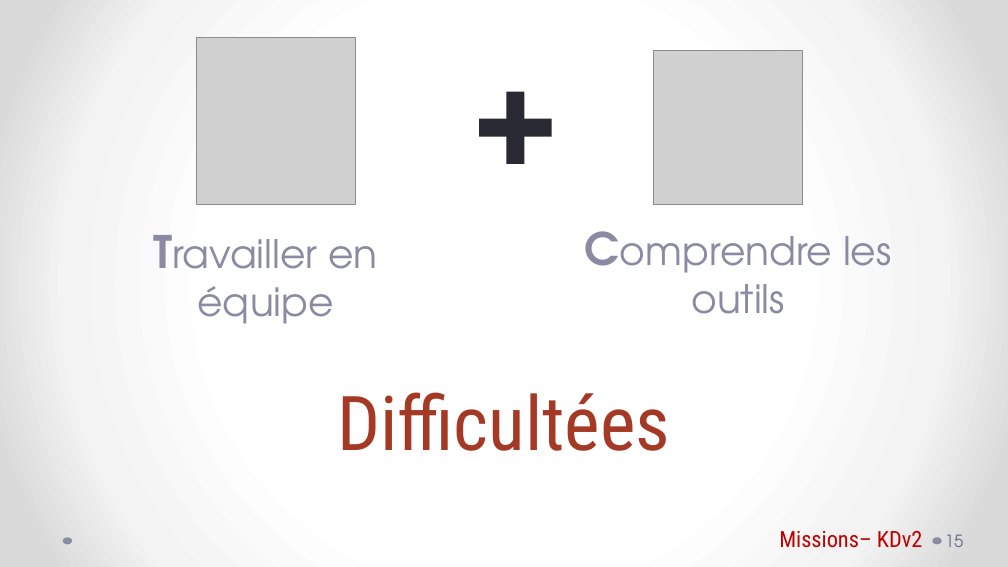
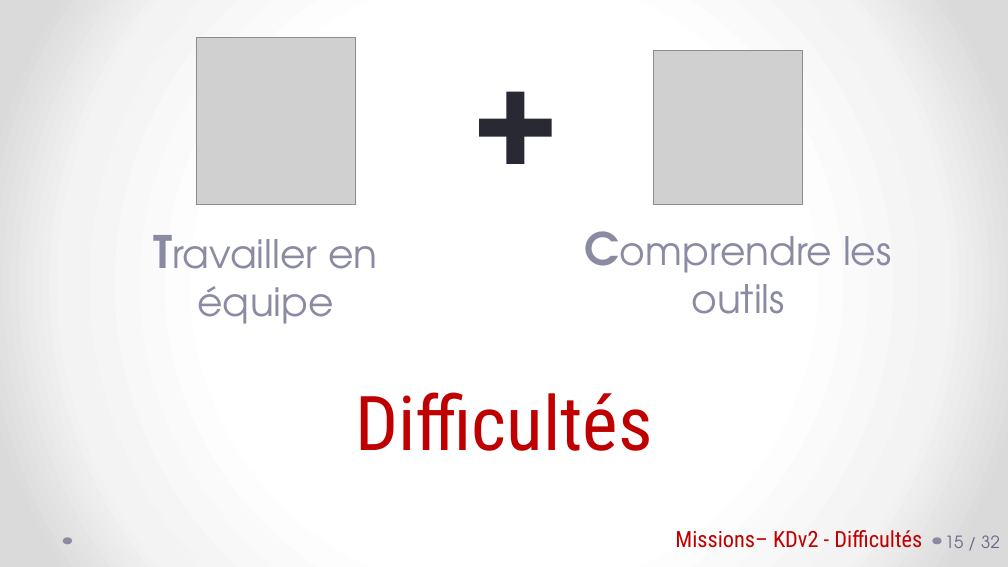
Before and after one commit to Mekiis/LP, a slide deck: slide 16 of BreakFirst - Rapport.pptx (slide 15 before the commit). Drawn at 1008x567 pixels with LibreOffice and Linux fonts; fonts in the diff are those of the drawing; grey boxes stand for pictures. Boxes give left, top, right and bottom in pixels: in the first picture for what was removed or moved away, otherwise in the second. Text is boxed around its words. In the diff, an @@ line names an element or a change of style, - is before the commit and + after.

```diff
--- a/BreakFirst - Rapport.pptx
+++ b/BreakFirst - Rapport.pptx
@@ text at (355, 392, 652, 451): text changed; text colour #A43925 to #C00000 @@
-Difficultées
+Difficultés
@@ text at (675, 530, 922, 548): text changed @@
-Missions– KDv2
+Missions– KDv2 - Difficultés
@@ page number at (945, 535, 1000, 548): text changed @@
-15
+15 / 32
```
Also in this commit, not shown: 20 other slides changed, 13 slides added, 7 slides removed.
